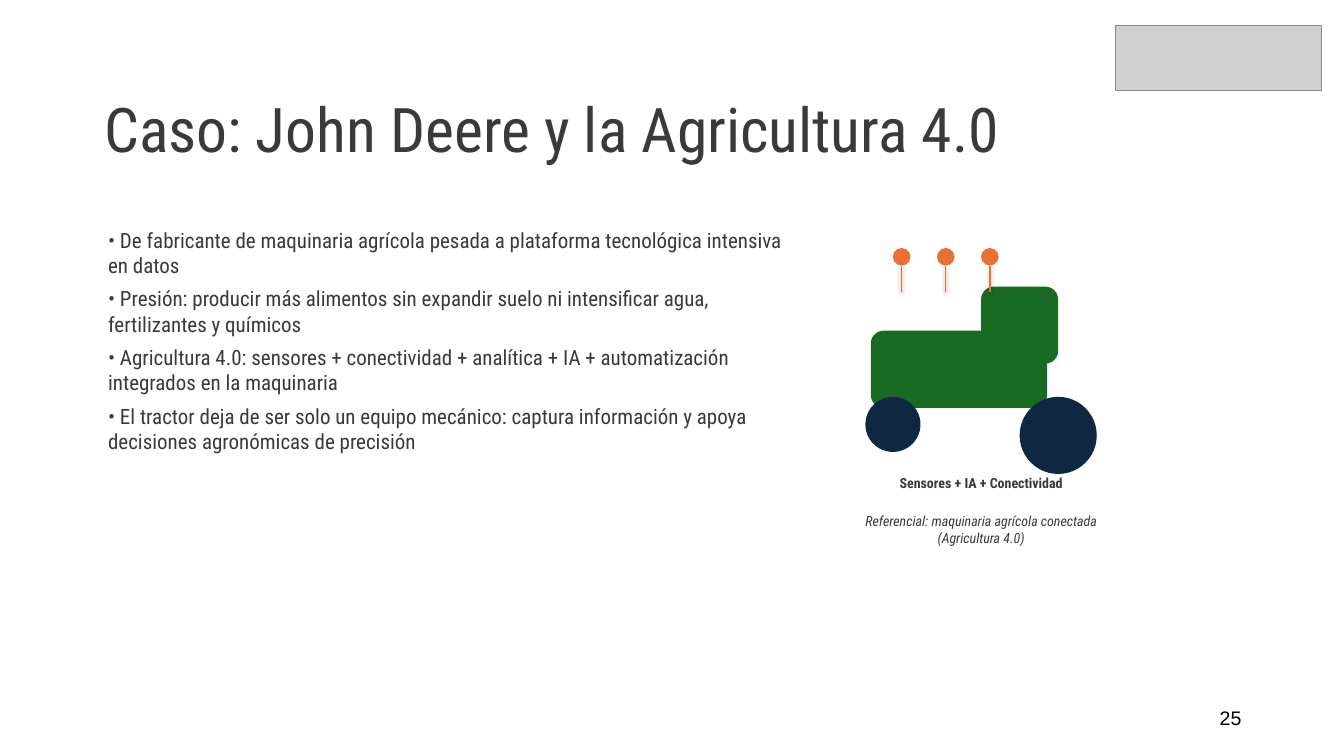
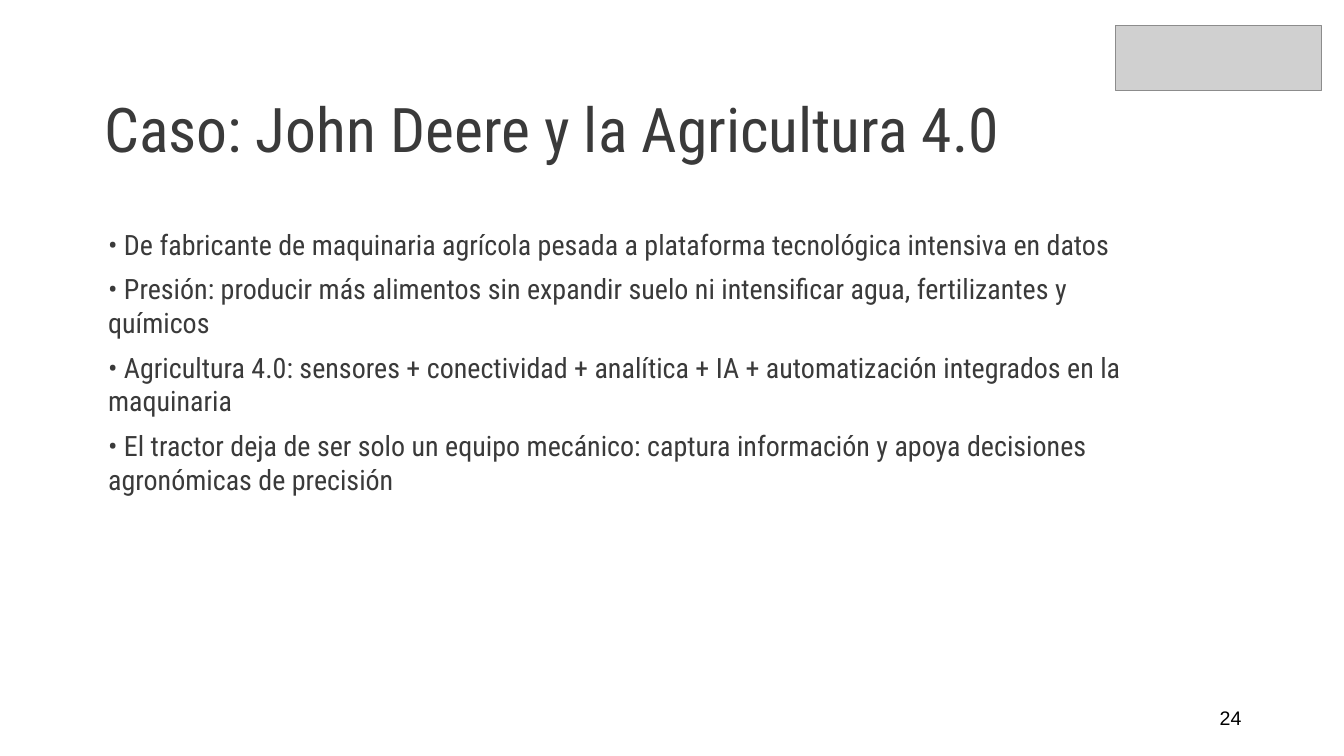
Before and after one commit to diegozamoranoWP/Diplomado-PUCV, a slide deck: slide 24 of Modulo_3_Transformacion_Digital/Clase_1_Transformacion_Digital.pptx (slide 25 before the commit). Drawn at 1344x756 pixels with LibreOffice and Linux fonts; fonts in the diff are those of the drawing; grey boxes stand for pictures. Boxes give left, top, right and bottom in pixels: in the first picture for what was removed or moved away, otherwise in the second. Text is boxed around its words. In the diff, an @@ line names an element or a change of style, - is before the commit and + after.

```diff
--- a/Modulo_3_Transformacion_Digital/Clase_1_Transformacion_Digital.pptx
+++ b/Modulo_3_Transformacion_Digital/Clase_1_Transformacion_Digital.pptx
@@ text "• De fabricante de maquinaria ..." at [108, 233, 1120, 496]: size 15 to 20 pt; more space between paragraphs @@
@@ ellipse removed at [893, 248, 910, 265] @@
@@ line removed from (902, 266) to (902, 292) @@
@@ ellipse removed at [938, 248, 955, 265] @@
@@ line removed from (946, 266) to (946, 292) @@
@@ ellipse removed at [981, 248, 998, 265] @@
@@ line removed from (990, 266) to (990, 292) @@
@@ rounded rectangle removed at [981, 286, 1059, 364] @@
@@ rounded rectangle removed at [871, 331, 1048, 408] @@
@@ ellipse removed at [865, 397, 921, 453] @@
@@ ellipse removed at [1020, 397, 1098, 475] @@
@@ text removed at [900, 477, 1063, 488] @@
-Sensores + IA + Conectividad
@@ text removed at [865, 515, 1097, 546] @@
-Referencial: maquinaria agrícola conectada (Agricultura 4.0)
@@ text at [1220, 711, 1242, 725]: text changed @@
-25
+24
```
Also in this commit, not shown: 31 other slides changed, 1 slide removed.
